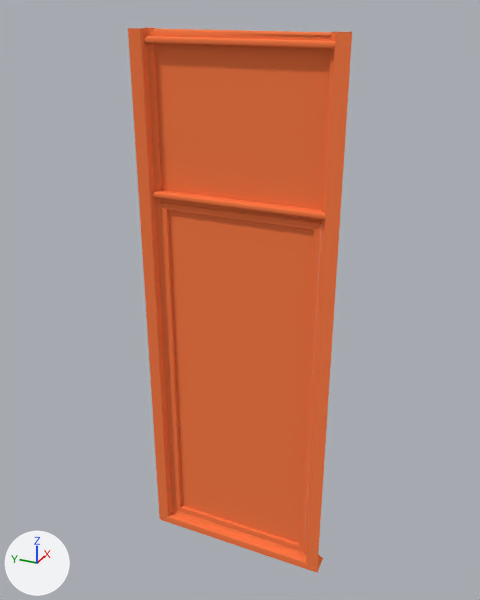
An edit to the Blender file Props/Window_B/Window_B.blend, drawn before and after from the same camera.
Before and after are seen from a camera (50 mm lens) standing at (-3.09, -1.41, 1.35) and looking at (0.07, 0.02, -0.23). Every picture has the same lights, and +X, +Y and +Z are marked at lower left.

Names of what the first picture shows: 'Window_B_01'.
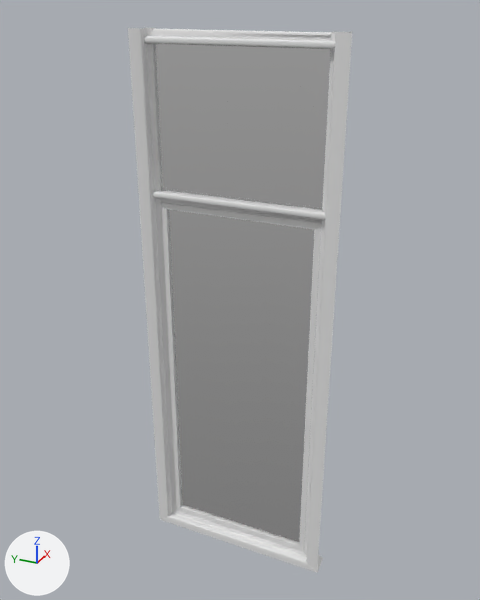
Pixel boxes [x1, y1, x2, y2] of what changed, in the pictures (480 x 600 px):
part 1 of me_window_b, recoloured (orange to white): [128, 27, 352, 573] in both
part 2 of me_window_b, recoloured (orange to white): [168, 210, 314, 543] in both
part 3 of me_window_b, recoloured (orange to white): [155, 44, 331, 210] in both

The change, as a list of edits to the scene's bpy script:
```text
Add mat_material_test:
    mat_material_test = principled_material('Material_test')
    mat_material_test.base_color = (0.8, 0.8, 0.8)  # white #e7e7e7
    mat_material_test.specular_ior_level = 0.25
Add mat_glass:
    mat_glass = bpy.data.materials.new('Glass')
    mat_glass.use_nodes = True; mat_glass.node_tree.nodes.clear()
    _N = mat_glass.node_tree.nodes; _L = mat_glass.node_tree.links
    n0 = _N.new('ShaderNodeOutputMaterial'); n0.name = 'Material Output'
    n1 = _N.new('ShaderNodeBsdfGlass'); n1.name = 'Glass BSDF'
    n1.distribution = 'BECKMANN'
    n1.inputs[1].default_value = 0.1  # 'Roughness'
    n1.inputs[2].default_value = 1.45  # 'IOR'
    _L.new(n1.outputs[0], n0.inputs[0])  # 'BSDF' to 'Surface'
Change me_window_b:
    where me_window_b.from_pydata(...)  # 186 vertices, 138 faces; spans x -0.05..0.07, y -0.57..0.57, z -1.96..1.2
    used by ob_window_b_01; location = (0.0, 0.0, 0.0)
    me_window_b part 1: 136 of the faces centred in x -0.05..0.05, y -0.54..0.54, z -1.94..1.2 switch from mat_orange (orange #ff7e49) to mat_material_test (white #e7e7e7)
    me_window_b part 2: the 1 face centred in x 0.02, y 0.01, z -0.78 switches from mat_orange (orange #ff7e49) to mat_glass
    me_window_b part 3: the 1 face centred in x 0.02, y 0.0, z 0.75 switches from mat_orange (orange #ff7e49) to mat_glass
    add me_window_b.materials.append(mat_glass)
```
